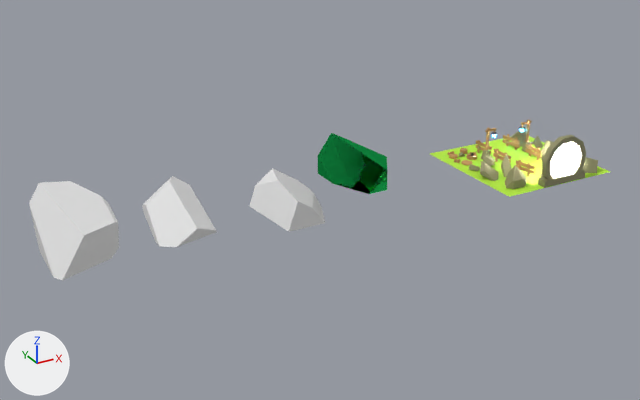
What one commit did to the Blender file 37-creating-a-scene-in-blender/portal.blend.
Both versions are drawn from a 50 mm lens placed at (-17.99, -19.84, 10.13), pointed at (-7.06, 0.04, 0.19). Lighting does not change. The marker at lower left points along +X, +Y and +Z.
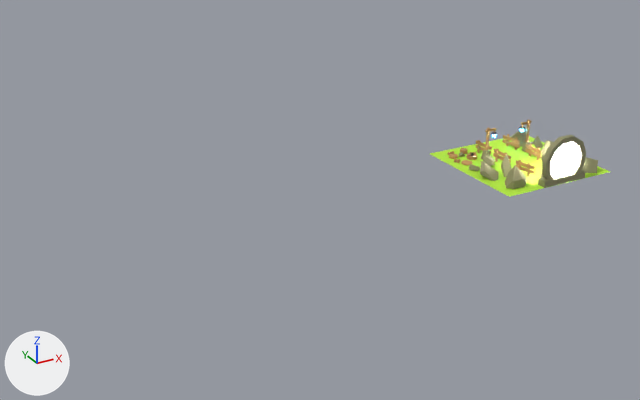
Boxes [x1, y1, x2, y2] around the edits, measured in the pictures (640 x 400 px):
'Cube.014', deleted: before [29, 181, 119, 281]
'Cube.013', deleted: before [142, 176, 217, 247]
'Cube.012', deleted: before [250, 168, 325, 232]
'Cube.011', deleted: before [318, 133, 387, 194]

Edits to the bpy script that builds the scene:
```text
Add me_cube_037:
    me_cube_037.from_pydata([(-0.584, -0.234, -1.997), (-0.452, -0.234, -1.584), (-0.584, 0.234, -1.997), (-0.452, 0.234, -1.584), (0.584, -0.234, -1.997), (0.452, -0.234, -1.584), (0.584, 0.234, -1.997), (0.452, 0.234, -1.584)], [], [(2, 3, 7, 6), (4, 5, 1, 0), (2, 6, 4, 0), (7, 3, 1, 5)])
    me_cube_037.materials.append(mat_rock)  # yellow #8d8b63
Add me_cube_028:
    me_cube_028.from_pydata([(-0.584, -0.234, -1.997), (-0.452, -0.234, -1.584), (-0.584, 0.234, -1.997), (-0.452, 0.234, -1.584), (0.584, -0.234, -1.997), (0.452, -0.234, -1.584), (0.584, 0.234, -1.997), (0.452, 0.234, -1.584)], [], [(0, 1, 3, 2), (2, 3, 7, 6), (4, 5, 1, 0), (2, 6, 4, 0), (7, 3, 1, 5)])
    me_cube_028.materials.append(mat_rock)  # yellow #8d8b63
Add me_cube_008_1:
    me_cube_008_1.from_pydata(...)  # 28 vertices, 16 faces; spans x -2.73..8.09, y -1.0..1.0, z -1.0..1.0
    me_cube_008_1.materials.append(mat_wood)  # orange #be925a
Add me_cube_007_1:
    me_cube_007_1.from_pydata([(-1.0, -1.0, -1.0), (-0.69, -0.69, 0.76), (-1.0, 1.0, -1.13), (-0.69, 0.69, 0.63), (1.0, -1.0, -1.0), (0.69, -0.69, 0.76), (1.0, 1.0, -1.13), (0.69, 0.69, 0.63)], [], [(0, 1, 3, 2), (2, 3, 7, 6), (6, 7, 5, 4), (4, 5, 1, 0), (7, 3, 1, 5)])
    me_cube_007_1.materials.append(mat_rock)  # yellow #8d8b63
Change ob_cube_003:
    ob_cube_003: bpy.data.objects.new('Cube.003', me_cube_002) -> bpy.data.objects.new('Cube.003', me_cube_007_1)
Change ob_cube_004:
    ob_cube_004: bpy.data.objects.new('Cube.004', me_cube_003) -> bpy.data.objects.new('Cube.004', me_cube_008_1)
Remove ob_cube_012:
    ob_cube_012 = bpy.data.objects.new('Cube.012', me_cube_007)
    ob_cube_012.location = (-8.04, 0.0, 1.0)
Remove ob_cube_013:
    ob_cube_013 = bpy.data.objects.new('Cube.013', me_cube_008)
    ob_cube_013.location = (-10.83, 0.0, 1.0)
Remove ob_cube_014:
    ob_cube_014 = bpy.data.objects.new('Cube.014', me_cube_009)
    ob_cube_014.location = (-13.87, 0.0, 1.0)
Remove ob_cube_011:
    ob_cube_011 = bpy.data.objects.new('Cube.011', me_cube_010)
    ob_cube_011.location = (-5.61, 0.0, 1.56)
Change ob_cube_032:
    ob_cube_032: bpy.data.objects.new('Cube.032', me_cube_029) -> bpy.data.objects.new('Cube.032', me_cube_028)
Change ob_cube_039:
    ob_cube_039: bpy.data.objects.new('Cube.039', me_cube_029) -> bpy.data.objects.new('Cube.039', me_cube_037)
```
